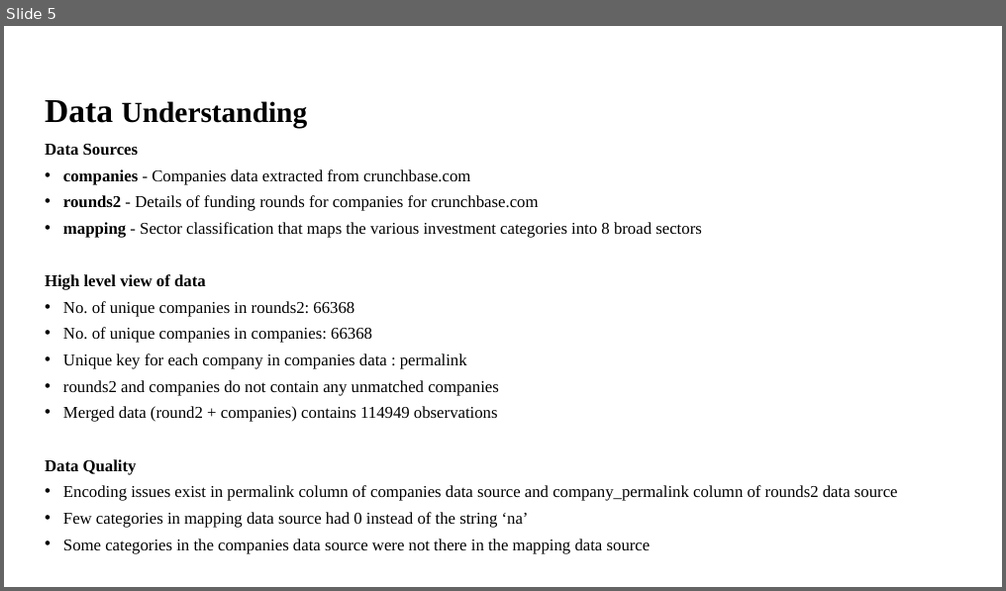
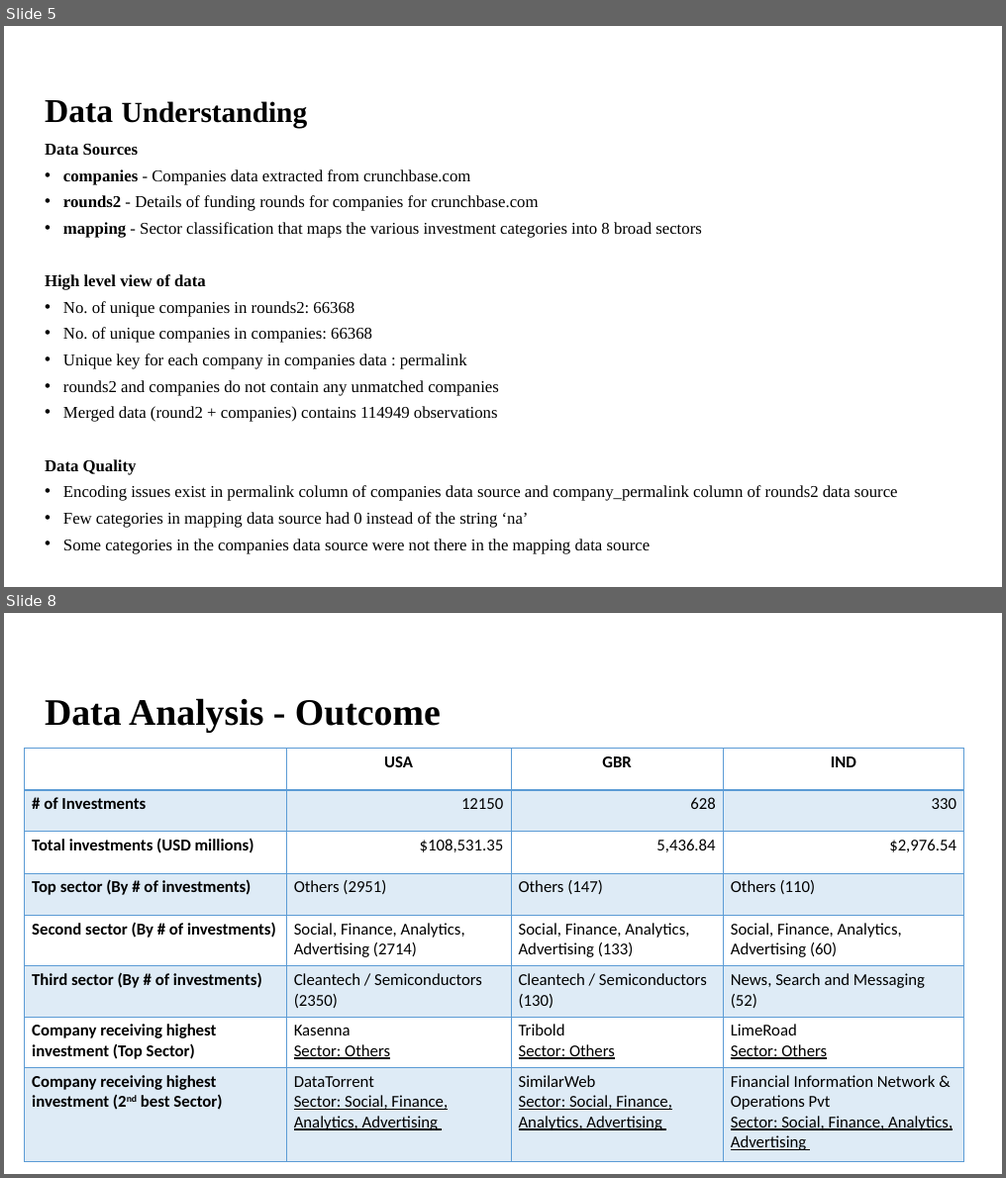
Before and after one commit to Nanditha-G-N/Machine-Learning-Case-Studies, a slide deck: Spark Funds Presentation.pptx. Shown one above the other, each under a label of ours: slide 5 before the commit, slides 5 and 8 after it; the slides between them are not shown. The pictures are 1006x591 and 1006x1178 pixels, drawn with LibreOffice and Linux fonts; fonts in the diff are those of the drawing; background and template pictures are left out. Boxes give left, top, right and bottom in pixels: in the first picture for what was removed or moved away, otherwise in the second. Text is boxed around its words. In the diff, an @@ line names an element or a change of style, - is before the commit and + after.

```diff
--- a/Spark Funds Presentation.pptx
+++ b/Spark Funds Presentation.pptx
@@ slide 8 added at [4, 613, 1002, 1174], background #FFFFFF @@
@@ title added at [45, 698, 441, 733], 36 pt, text #000000, bold @@
+Data Analysis - Outcome
@@ table added at [24, 749, 963, 1161], 8 rows, 4 columns @@
+ | USA | GBR | IND
+# of Investments | 12150 | 628 | 330
+Total investments (USD millions) | $108,531.35 | 5,436.84 | $2,976.54
+Top sector (By # of investments) | Others (2951) | Others (147) | Others (110)
+Second sector (By # of investments) | Social, Finance, Analytics, Advertising (2714) | Social, Finance, Analytics, Advertising (133) | Social, Finance, Analytics, Advertising (60)
+Third sector (By # of investments) | Cleantech / Semiconductors (2350) | Cleantech / Semiconductors (130) | News, Search and Messaging / (52)
+Company receiving highest investment (Top Sector) | Kasenna / Sector: Others | Tribold / Sector: Others | LimeRoad / Sector: Others
+Company receiving highest investment (2nd best Sector) | DataTorrent / Sector: Social, Finance, Analytics, Advertising | SimilarWeb / Sector: Social, Finance, Analytics, Advertising | Financial Information Network & Operations Pvt / Sector: Social, Finance, Analytics, Advertising
```
Also in this commit, not shown: 3 slides changed, 4 other slides added, 5 slides removed.
